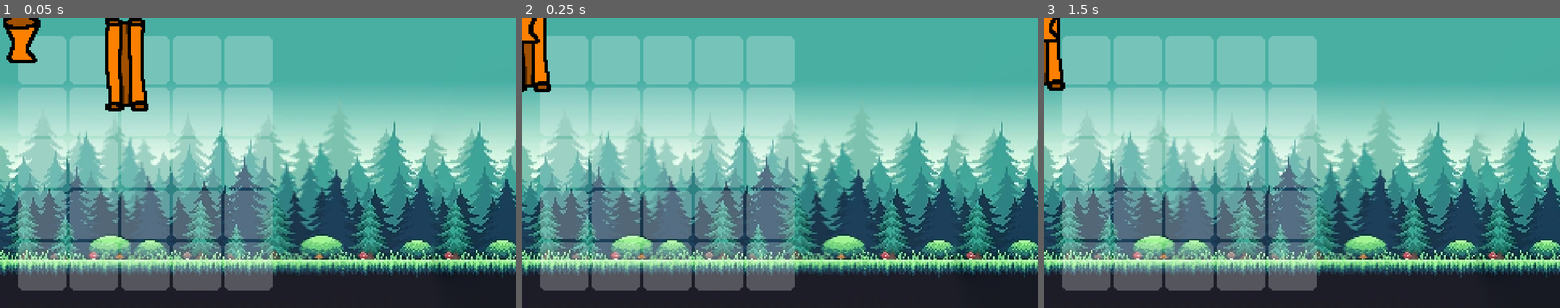
Above: before the commit, frames 1-3 (left to right).
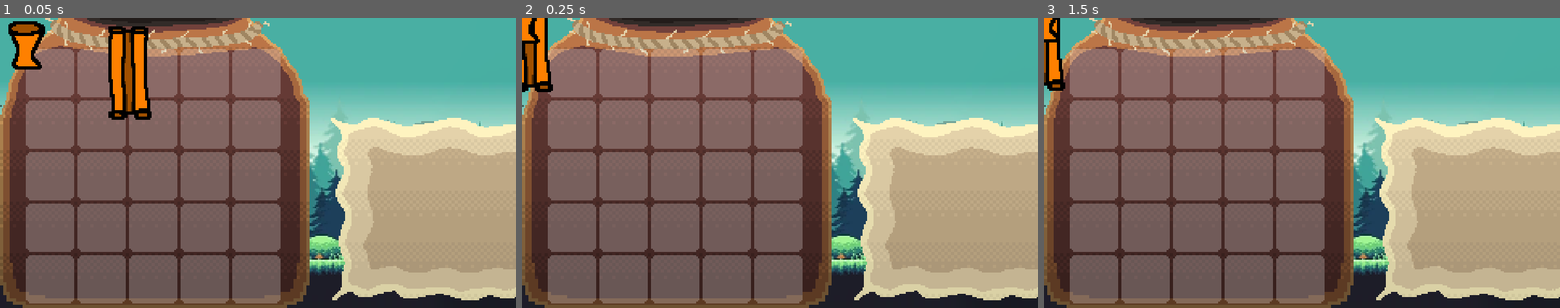
Above: after the commit, the same moments.

Repository: Pyroglyph/lame-jam-52
Game: Godot game, scene res://scenes/game.tscn
Two runs of this game, one before a commit and one after it. Both use one fixed random seed, a clock stepped at 60 frames per second and the inputs below.
Inputs (mouse positions are in pixels of both pictures, inside the frame that each line leads up to):
- Up to frame 1 (0.05 s): no input
- Up to frame 2 (0.25 s): no input
- Up to frame 3 (1.5 s): move the mouse to (1085, 267) at 0.52 s; click (1085, 267) at 0.67 s; tap Enter at 1.25 s; move the mouse to (1085, 215) at 1.27 s; click (1085, 215) at 1.42 s

The runs differ from the first frame. In frame 1, 75% of the frame differs, in the area x 0-100%, y 0-100%; in frame 2, 75%; in frame 3, 75%.

Commit message:
Added background image

Diff:
--- a/scenes/game.tscn
+++ b/scenes/game.tscn
@@ -1,5 +1,6 @@
-[gd_scene load_steps=5 format=3 uid="uid://cm5wyjvcwvasy"]
+[gd_scene load_steps=6 format=3 uid="uid://cm5wyjvcwvasy"]
 
+[ext_resource type="Texture2D" uid="uid://bnvbe6ocw4xge" path="res://assets/Background.png" id="1_lbhrr"]
 [ext_resource type="Texture2D" uid="uid://36ay4vwsrg3g" path="res://assets/bg-temp.png" id="1_lnu2h"]
 [ext_resource type="PackedScene" uid="uid://bu3xl85er855x" path="res://scenes/items/scroll.tscn" id="2_iywne"]
 [ext_resource type="PackedScene" uid="uid://ddshwma8lykn3" path="res://scenes/cell.tscn" id="3_iywne"]
@@ -12,8 +13,12 @@
 texture = ExtResource("1_lnu2h")
 centered = false
 
+[node name="Bag_ClothTM" type="Sprite2D" parent="."]
+texture = ExtResource("1_lbhrr")
+centered = false
+
 [node name="Grid" type="Node2D" parent="."]
-position = Vector2(10, 10)
+position = Vector2(15, 18)
 
 [node name="Cell" parent="Grid" instance=ExtResource("3_iywne")]
 position = Vector2(16, 144)
@@ -91,7 +96,7 @@
 position = Vector2(144, 16)
 
 [node name="Scroll" parent="." instance=ExtResource("2_iywne")]
-position = Vector2(154, 26)
+position = Vector2(159, 35)
 
 [node name="Goblet" parent="." instance=ExtResource("3_p57ef")]
-position = Vector2(26, 26)
+position = Vector2(31, 34)
Binary file added: assets/Background.ase
Binary file added: assets/Background.png
Not shown, added: assets/Background.png.import
